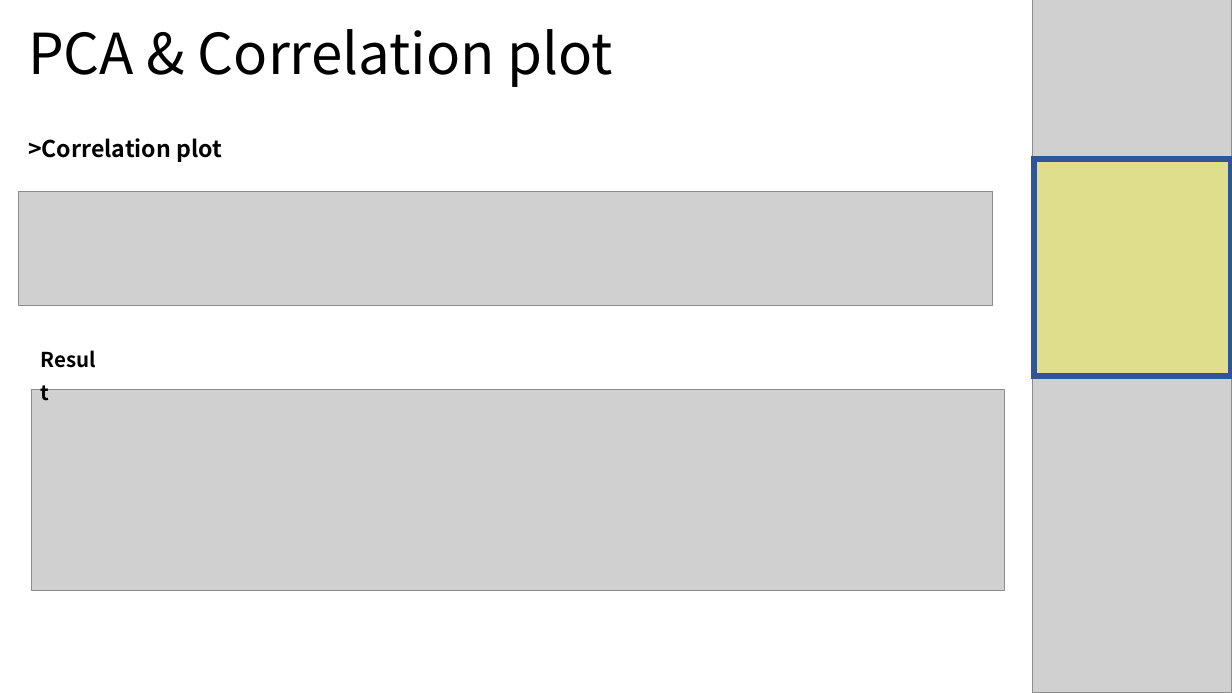
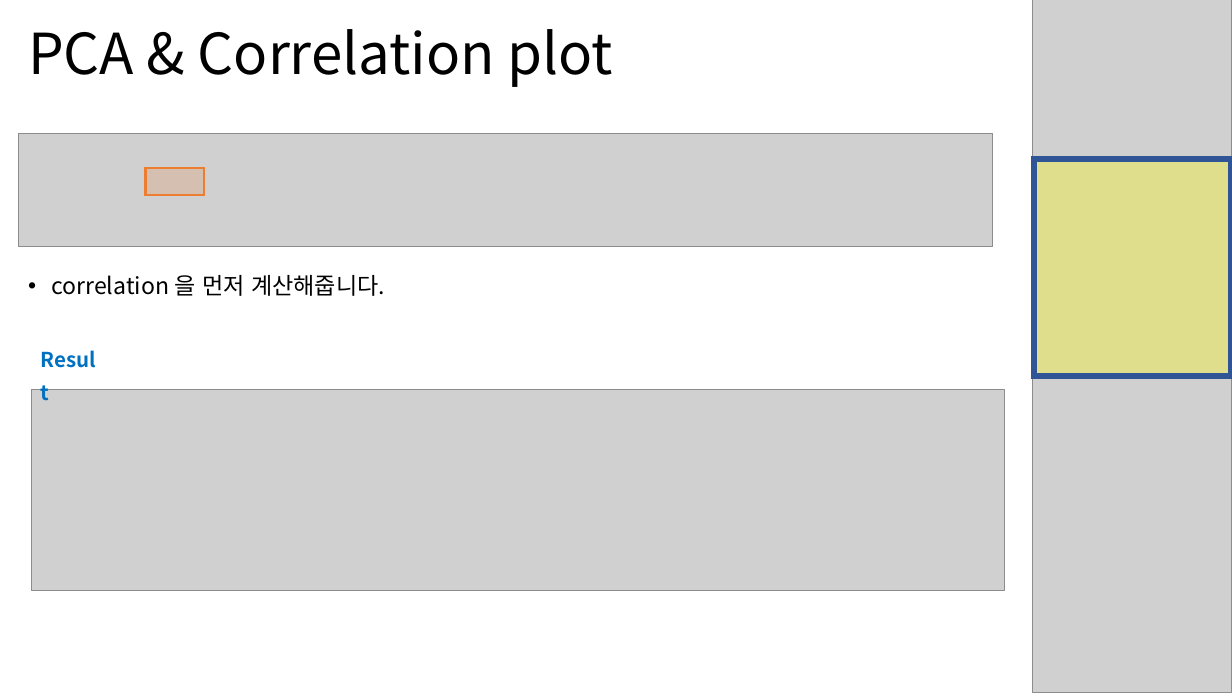
Before and after one commit to Khreat0205/Education_BulkRNAseq, a slide deck: slide 28 of Presentation/2. DESeq2 (수정).pptx (slide 27 before the commit). Drawn at 1232x693 pixels with LibreOffice and Linux fonts; fonts in the diff are those of the drawing; grey boxes stand for pictures. Boxes give left, top, right and bottom in pixels: in the first picture for what was removed or moved away, otherwise in the second. Text is boxed around its words. In the diff, an @@ line names an element or a change of style, - is before the commit and + after.

```diff
--- a/Presentation/2. DESeq2 (수정).pptx
+++ b/Presentation/2. DESeq2 (수정).pptx
@@ picture: place and size @@
-picture at bbox=[18, 192, 993, 306]
+picture at bbox=[18, 133, 993, 247]
@@ rectangle added at bbox=[146, 168, 204, 196], fill #ED7D31 at 20% opacity, outline #ED7D31 2 pt @@
@@ text at bbox=[51, 275, 385, 296]: text changed; bold off @@
->Correlation plot
+• correlation 을 먼저 계산해줍니다.
@@ text "Result" at bbox=[31, 335, 110, 373]: text colour #000000 to #0070C0 @@
```
Also in this commit, not shown: 22 other slides changed, 21 slides added, 24 slides removed, 1 other file.
